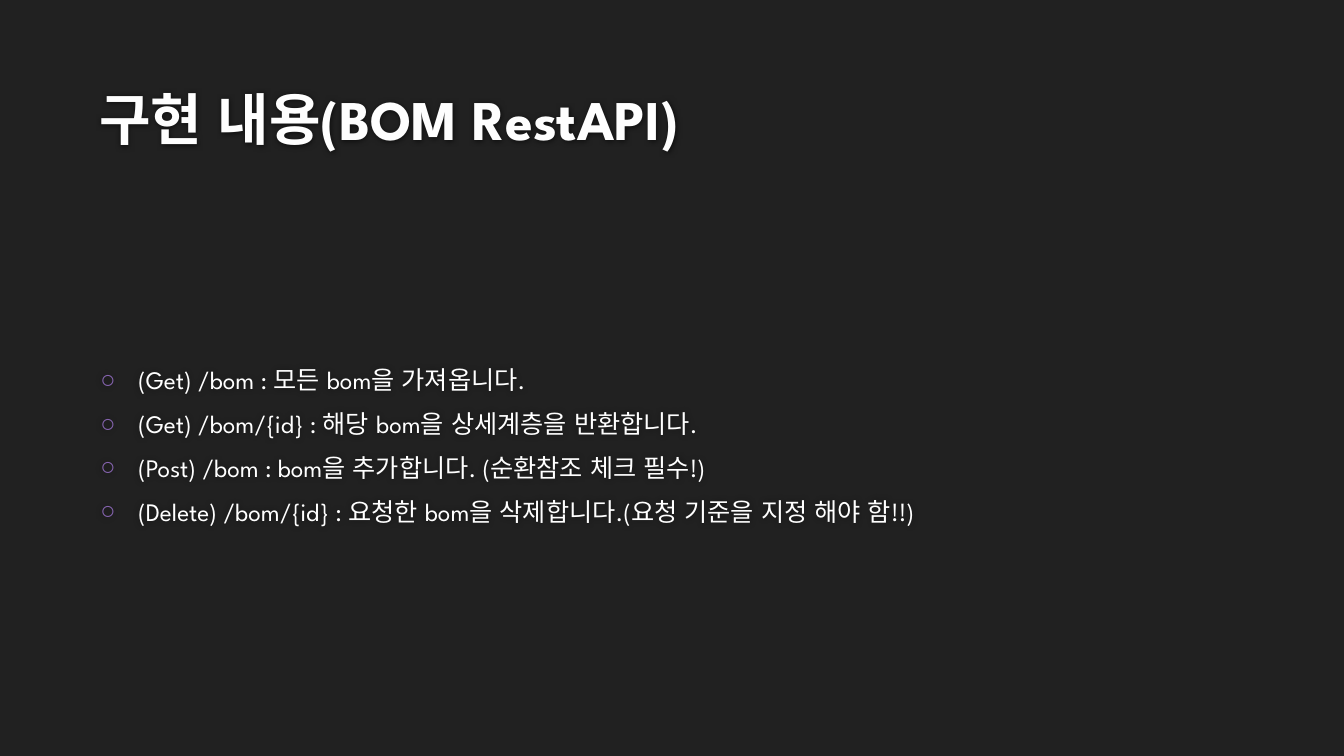
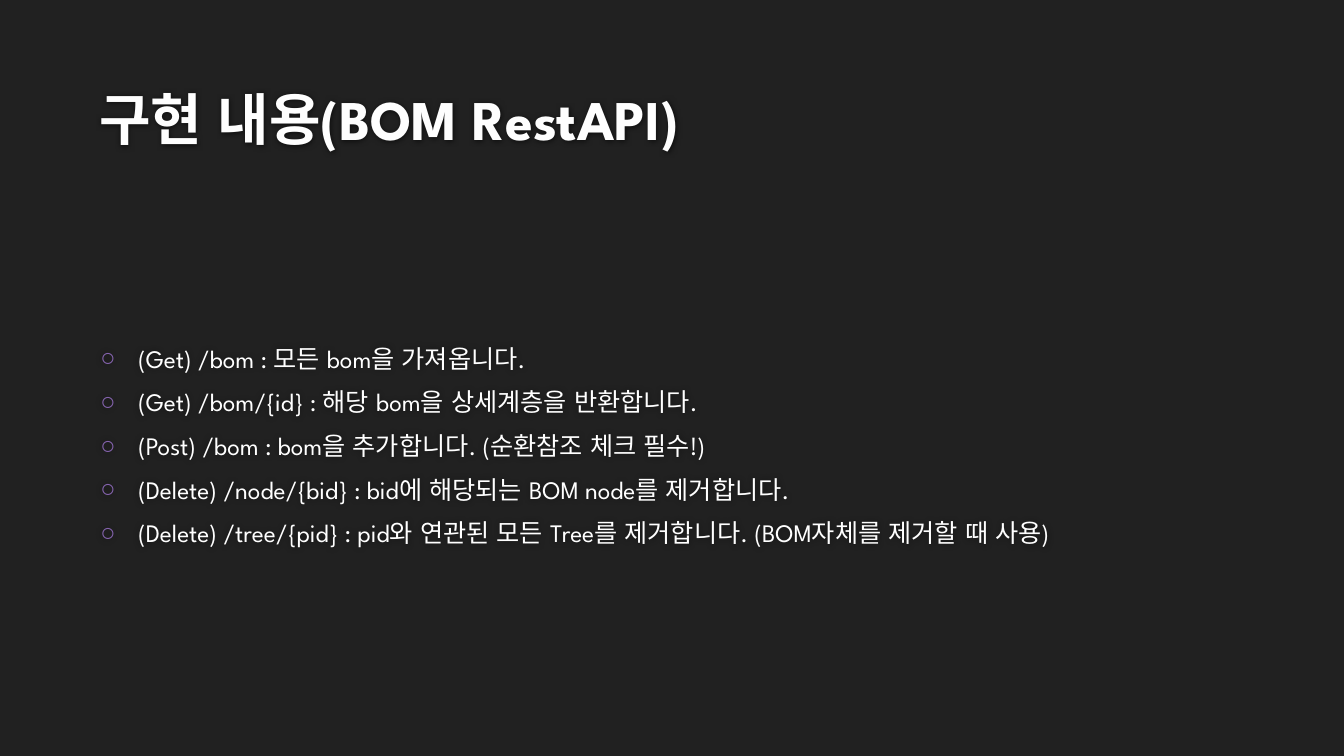
Before and after one commit to J-HyeonSeo/J-InVenTo, a slide deck: slide 17 of src/main/resources/Guide/스프링부트로 재고관리 프로그램 제작하기.pptx. Drawn at 1344x756 pixels with LibreOffice and Linux fonts; fonts in the diff are those of the drawing; background and template pictures are left out. Boxes give left, top, right and bottom in pixels: in the first picture for what was removed or moved away, otherwise in the second. Text is boxed around its words. In the diff, an @@ line names an element or a change of style, - is before the commit and + after.

Commit message:
--수행 목록-- - Bom 관련 서비스 구현 완료

```diff
--- a/src/main/resources/Guide/스프링부트로 재고관리 프로그램 제작하기.pptx
+++ b/src/main/resources/Guide/스프링부트로 재고관리 프로그램 제작하기.pptx
@@ text at [138,478,1049,548]: text changed @@
-○ (Delete) /bom/{id} : 요청한 bom을 삭제합니다.(요청 기준을 지정 해야 함!!)
+○ (Delete) /node/{bid} : bid에 해당되는 BOM node를 제거합니다.
+○ (Delete) /tree/{pid} : pid와 연관된 모든 Tree를 제거합니다. (BOM자체를 제거할 때 사용)
```
Also in this commit, not shown: 6 other files.
